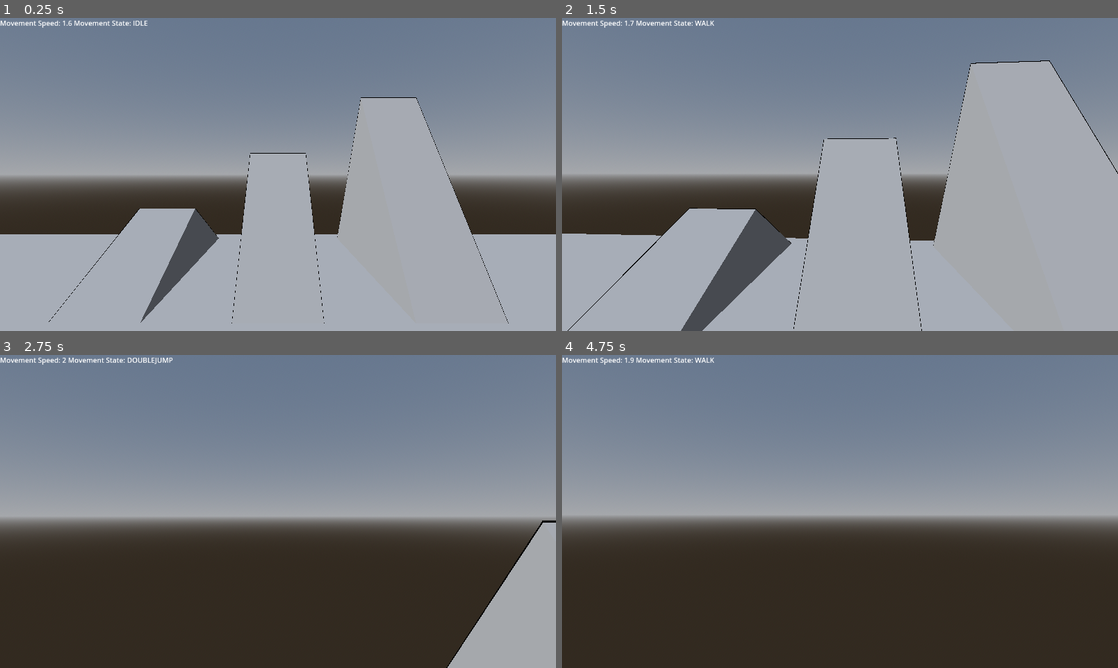
Above: before the commit, frames 1-4 (two rows, left to right).
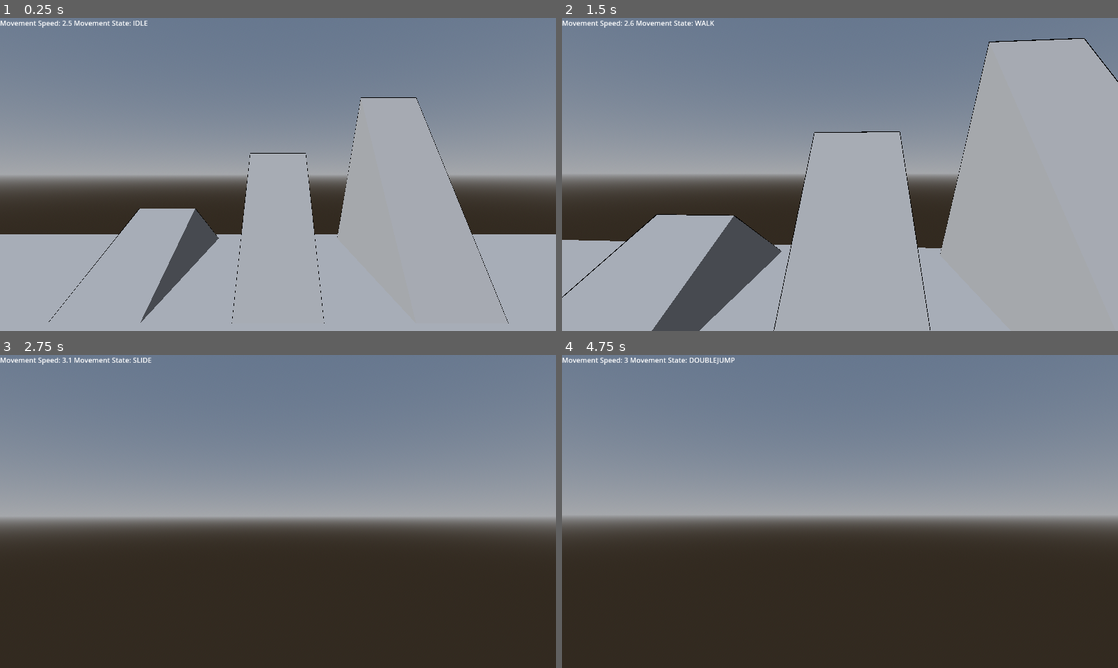
Above: after the commit, the same moments.

Repository: naxemis/multiplayer-fps
Game: Godot game, scene res://scenes/root/Root.tscn
The game is run twice, just before and just after one commit, with the same random seed, the same clock (stepped at 60 frames per second) and the same inputs.
Inputs (mouse positions are in pixels of both pictures, inside the frame that each line leads up to):
- Up to frame 1 (0.25 s): no input
- Up to frame 2 (1.5 s): tap Enter at 0.5 s; move the mouse to (867, 174) at 0.52 s; hold Ctrl (crouch) 0.53-1.28 s; hold W (forward) from 0.53 s (still down); tap Space (jump) at 0.77, 1.07 s; tap Shift (run) at 0.8, 1.35 s; move the mouse to (812, 174) at 1.27 s
- Up to frame 3 (2.75 s): keep holding W (forward); tap Space (jump) at 1.52, 1.82, 2.3 s; tap C (slide) at 1.55 s; move the mouse to (289, 505) at 2.02 s; hold C (slide) from 2.03 s (still down)
- Up to frame 4 (4.75 s): keep holding W (forward); move the mouse to (834, 517) at 2.77 s; release C (slide) at 2.78 s; tap Space (jump) at 2.85, 3.02, 3.32, 3.77, 4.07, 4.25, 4.52 s; tap Ctrl (crouch) at 3.05 s; move the mouse to (878, 514) at 3.52 s; hold Ctrl (crouch) 3.53-4.28 s; tap Shift (run) at 3.8, 4.35 s; move the mouse to (795, 508) at 4.27 s; tap C (slide) at 4.55 s

The runs differ from the first frame. In frame 1, less than 0.1% of the frame differs, in the area x 11-13%, y 0-3%; in frame 2, 8.7%, in the area x 0-100%, y 0-100%; in frame 3, 5.4%; in frame 4, 0.2%.

Commit message:
feat(player): wall jump direction dependent on player rotation

Diff:
--- a/scenes/game/player/Player.gd
+++ b/scenes/game/player/Player.gd
@@ -53,7 +53,7 @@
 	return Input.is_action_just_pressed("jump") and !is_on_floor() and can_double_jump and !get_walk_state()
 
 func get_wall_jump_state() -> bool:
-	return Input.is_action_just_pressed("jump") and is_on_wall_only()
+	return Input.is_action_just_pressed("jump") and is_on_wall_only() and (movement_directions.z != 0 or movement_directions.x != 0)
 
 func change_movement_state(new_movement_state) -> void:
 	movement_state = new_movement_state
@@ -103,13 +103,13 @@
 var movement_speed: float = 0.0
 
 @export_category("Crouching and Walking")
-@export var crouch_speed: float = 1.0
-@export var walk_speed: float = 1.0
-var current_walk_speed: float = 1.0
+@export var crouch_speed: float = 1.5
+@export var walk_speed: float = 1.5
+var current_walk_speed: float = 1.5
 
 @export_category("Running")
 var run_speed: float = 0.0
-@export var max_run_speed: float = 2.0
+@export var max_run_speed: float = 2.5
 @export_group("Speed Icrease and Decrease")
 @export var run_speed_increase: float = 0.75
 @export var run_walk_decrease: float = 2.5
@@ -117,10 +117,10 @@
 
 @export_category("Sliding")
 var slide_speed: float = 0.0
+@export var max_slide_speed: float = 2.5
+
 @export var slide_buff_multiplier: float = 0.15 # multiplies (after adding slope_interference) slide buff from floor_speed
 @export var slope_interference_factor: float = 0.85 # how much slope interference will actually work on calculating slide buff
-
-@export var max_slide_speed: float = 2.0
 
 @export_group("Speed Icrease and Decrease")
 @export var slide_run_decrease: float = 0.1 # decrease when switching to running
@@ -152,7 +152,7 @@
 	# slide speed
 	slide_speed = clampf(slide_speed, 0.0, max_slide_speed)
 
-	var calculating_slope_interference: Vector3 = get_floor_normal() * transform.basis.z * movement_directions.z
+	var calculating_slope_interference: Vector3 = get_floor_normal() * -transform.basis.z
 	var slope_interference: float = (calculating_slope_interference.z + calculating_slope_interference.x) * slope_interference_factor
 
 	var floor_speed = crouch_speed + current_walk_speed + run_speed
@@ -183,7 +183,7 @@
 
 @export_category("Gravity")
 # applies gravity to player's body, when it's not on floor
-@export var gravity_force: float = 9.8
+@export var gravity_force: float = 18
 func gravity(delta) -> void:
 	if !is_on_floor():
 		movement_directions.y -= gravity_force * delta
@@ -192,13 +192,13 @@
 
 @export_category("Jumping")
 # adds jumping mechanic to player's movement
-@export var jump_velocity: float = 4.5
+@export var jump_velocity: float = 7.5
 func jump() -> void:
 	if get_jump_state():
 		movement_directions.y += jump_velocity
 
 @export_category("Double Jumping")
-@export var double_jump_multiplier: float = 0.75
+@export var double_jump_multiplier: float = 0.7
 var can_double_jump: bool = true
 var double_jumping: bool = false
 func double_jump(delta) -> void:
@@ -219,7 +219,7 @@
 @export_category("Wall Jumping")
 var wall_jump_direction: Vector3
 @export var vertical_jump_factor: float = 1.5
-
+@export var max_vertical_jump_factor: float = 1.0
 func reset_wall_jumping_directions() -> void:
 	wall_jump_direction = Vector3(1, 0, 1)
 
@@ -228,10 +228,13 @@
 		reset_wall_jumping_directions()
 
 		# give player slight jump in vertical direction depending on his speed; more speed = bigger jump
+		var vertical_jump: float = movement_speed * vertical_jump_factor
+		vertical_jump = clampf(vertical_jump, 0.0, jump_velocity * max_vertical_jump_factor)
+
 		movement_directions.y = 0
 		movement_directions.y += movement_speed * vertical_jump_factor
 
-		wall_jump_direction = get_wall_normal()
+		wall_jump_direction = -get_wall_normal().direction_to(-transform.basis.z * movement_directions)
 
 	if is_on_floor():
 		reset_wall_jumping_directions()
@@ -246,6 +249,7 @@
 	else:
 		velocity = wall_jump_direction * movement_speed + transform_y
 
+
 	move_and_slide()
 
 func _ready():
